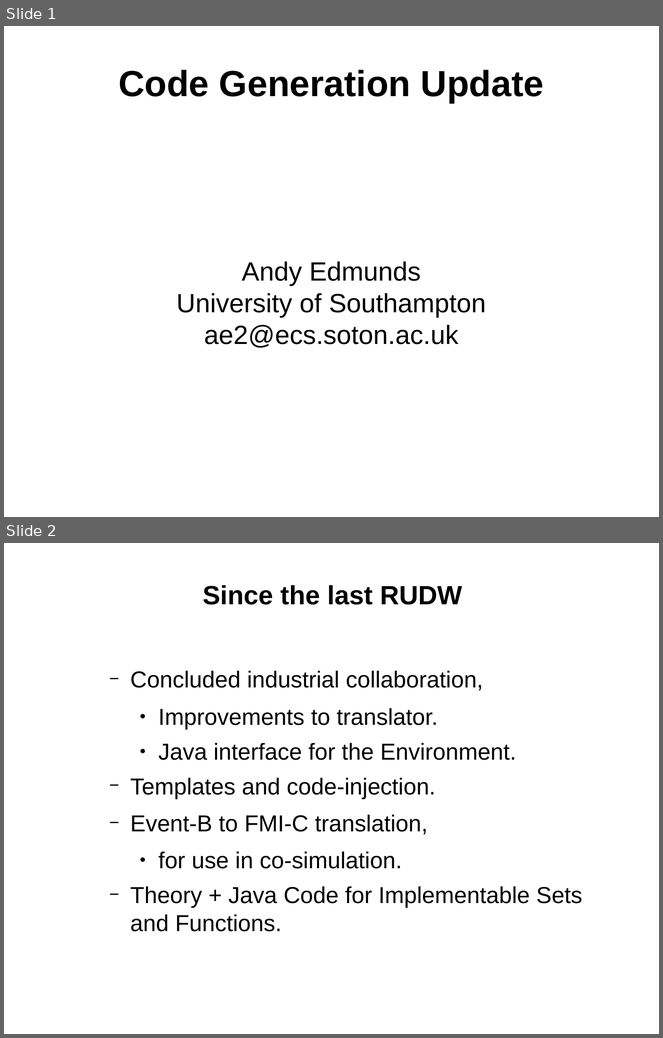
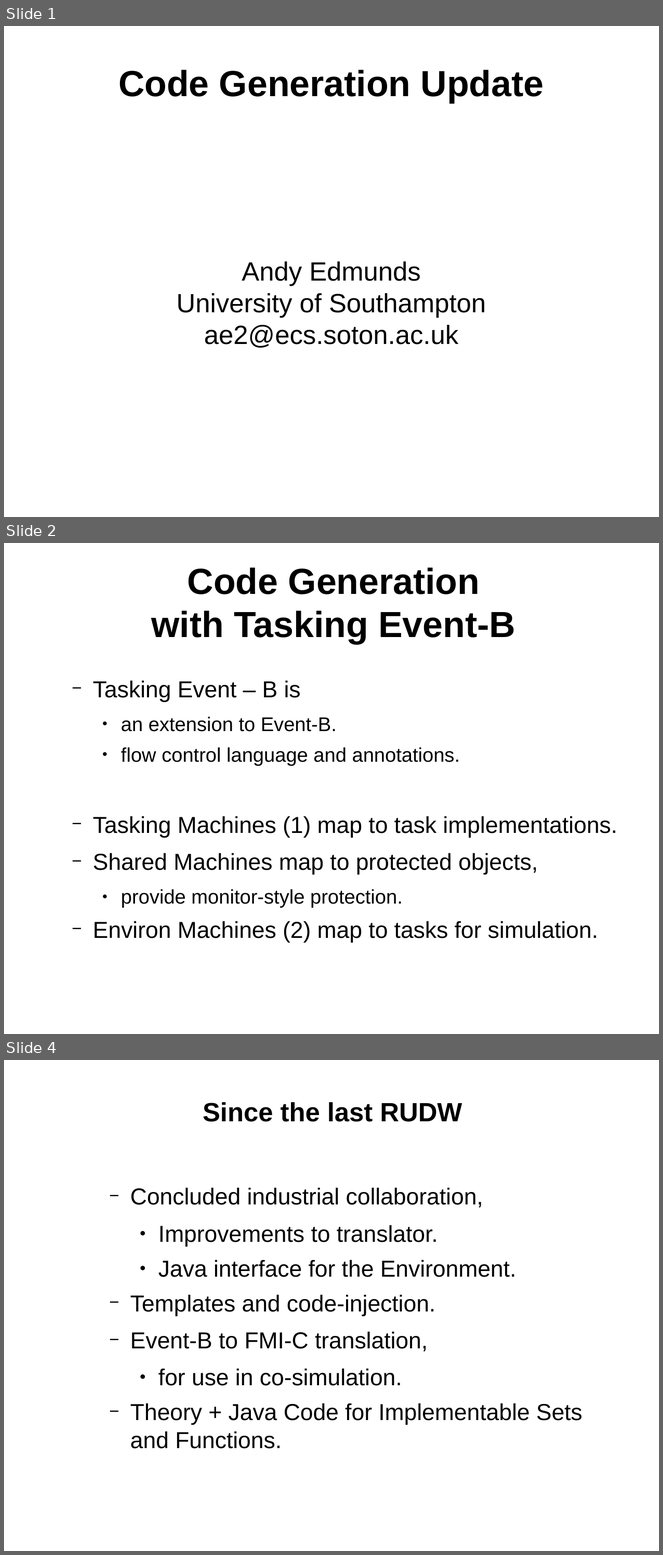
Before and after one commit to weetmuts/rodin-b-sharp-iUML_B_Utils, a slide deck: work/store/Writing/RUDW2014(accepted)/presentation/RUDW2014presentation.odp. Shown one above the other, each under a label of ours: slides 1 and 2 before the commit, slides 1, 2 and 4 after it; the slides between them are not shown. The pictures are 663x1038 and 663x1555 pixels, drawn with LibreOffice and Linux fonts; fonts in the diff are those of the drawing. Boxes give left, top, right and bottom in pixels: in the first picture for what was removed or moved away, otherwise in the second. Text is boxed around its words. In the diff, an @@ line names an element or a change of style, - is before the commit and + after.

```diff
--- a/work/store/Writing/RUDW2014(accepted)/presentation/RUDW2014presentation.odp
+++ b/work/store/Writing/RUDW2014(accepted)/presentation/RUDW2014presentation.odp
@@ slide 2 added at (x1=4, y1=543, x2=659, y2=1034), background #FFFFFF @@
@@ title added at (x1=152, y1=567, x2=516, y2=644), 44 pt, text #000000, bold @@
+Code Generation with Tasking Event-B
@@ text added at (x1=93, y1=680, x2=618, y2=943), 28 pt, text #000000 @@
+  − Tasking Event – B is
+    ● an extension to Event-B.
+    ● flow control language and annotations.
+  − Tasking Machines (1) map to task implementations.
+  − Shared Machines map to protected objects,
+    ● provide monitor-style protection.
+  − Environ Machines (2) map to tasks for simulation.
@@ what was slide 2 is now slide 4 @@
```
Also in this commit, not shown: 2 slides changed, 3 other slides added, 1 slide removed, 4 other files.
